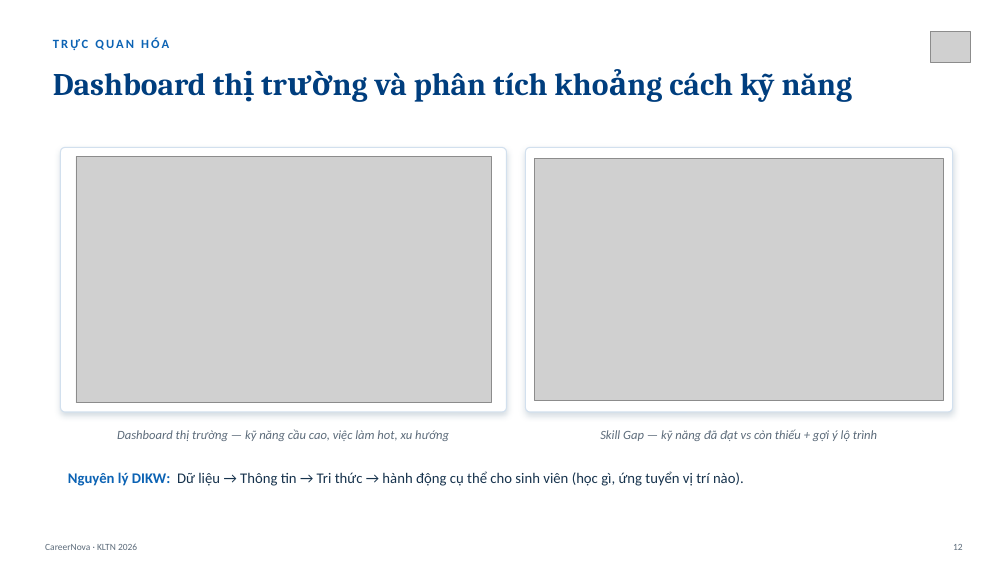
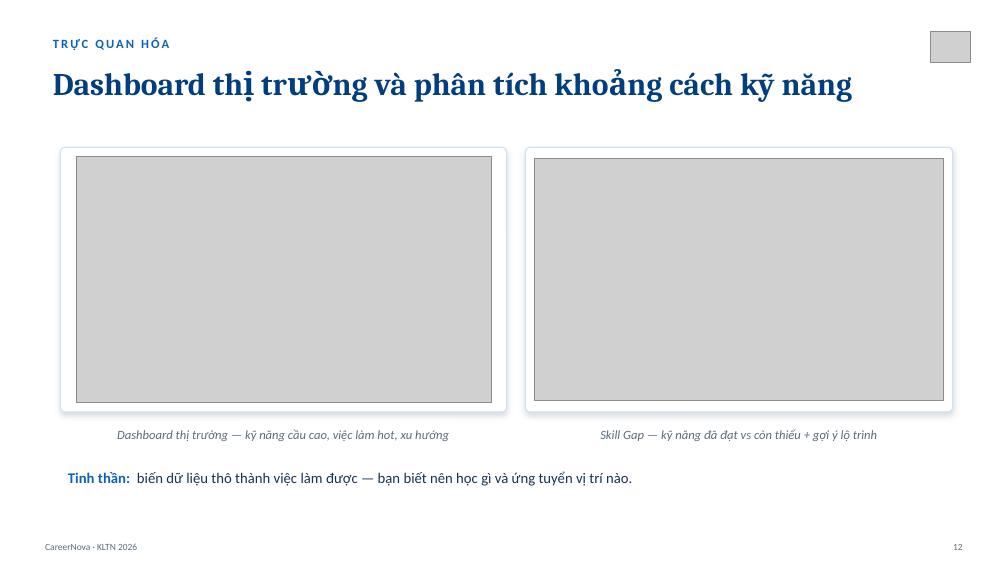
Before and after one commit to Myy1112/082026, a slide deck: slide 12 of CareerNova_Slide_BaoVe.pptx. Drawn at 1008x567 pixels with LibreOffice and Linux fonts; fonts in the diff are those of the drawing; grey boxes stand for pictures. Boxes give left, top, right and bottom in pixels: in the first picture for what was removed or moved away, otherwise in the second. Text is boxed around its words. In the diff, an @@ line names an element or a change of style, - is before the commit and + after.

```diff
--- a/CareerNova_Slide_BaoVe.pptx
+++ b/CareerNova_Slide_BaoVe.pptx
@@ text at [68,471,632,486]: text changed @@
-Nguyên lý DIKW: Dữ liệu → Thông tin → Tri thức → hành động cụ thể cho sinh viên (học gì, ứng tuyển vị trí nào).
+Tinh thần: biến dữ liệu thô thành việc làm được — bạn biết nên học gì và ứng tuyển vị trí nào.
```
Also in this commit, not shown: 10 other slides changed, 4 other files.
